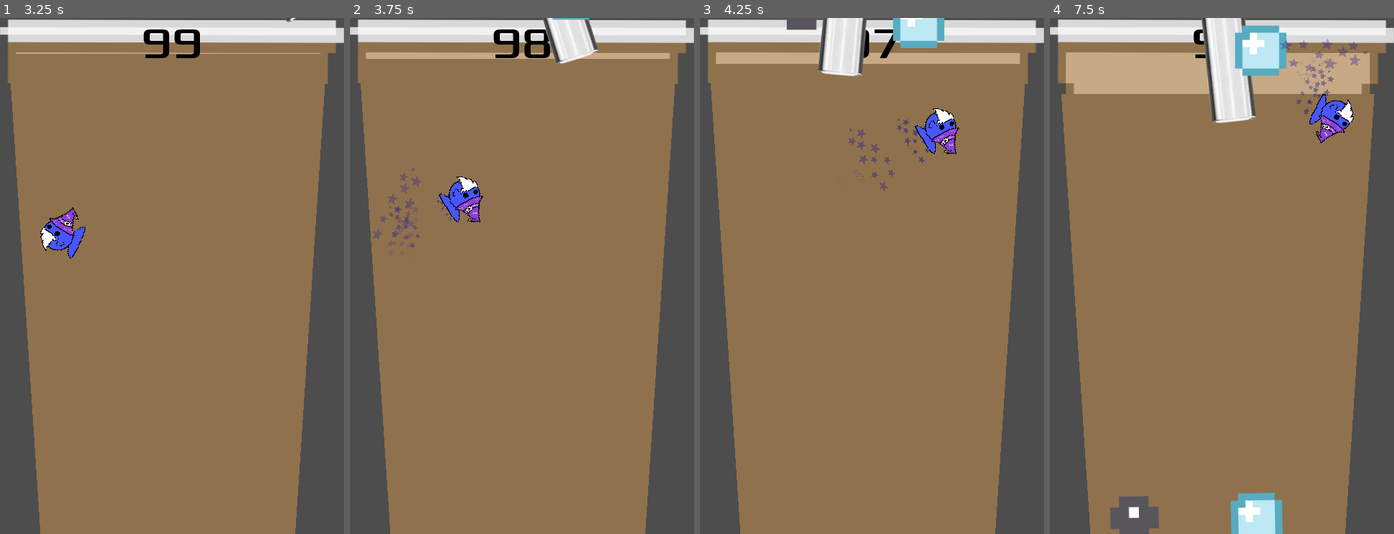
Above: before the commit, frames 1-4 (left to right).
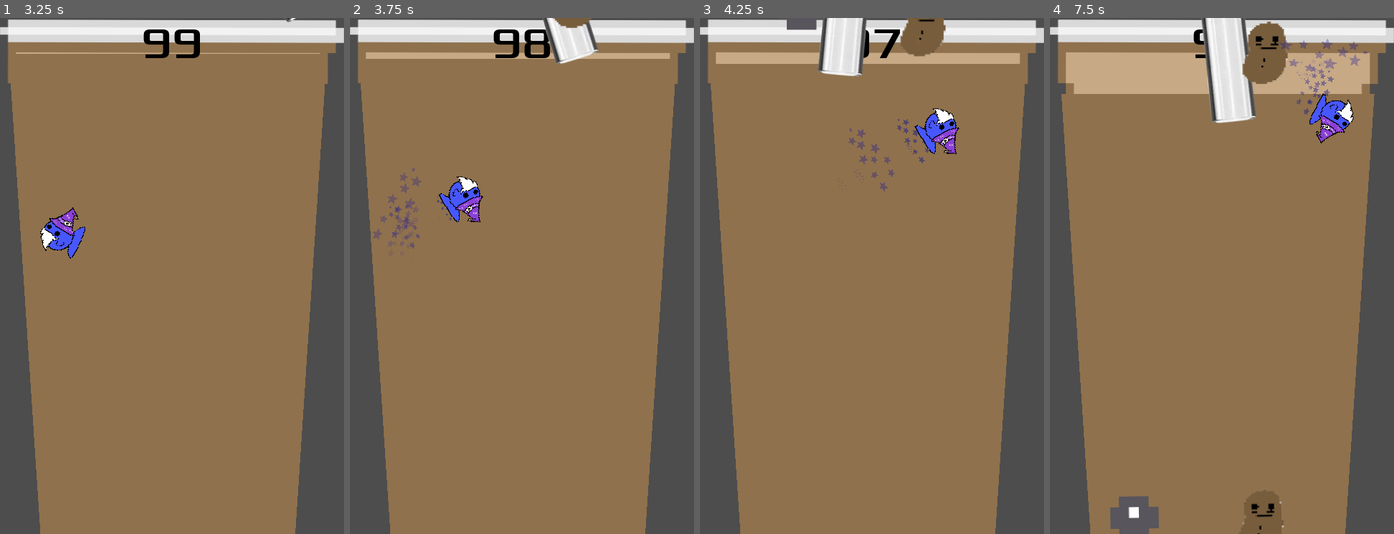
Above: after the commit, the same moments.

Repository: PaulThomasRowe/boba-tea-wizardry
Game: Godot game, scene res://main.tscn
Two runs of this game, one before a commit and one after it. Both use one fixed random seed, a clock stepped at 60 frames per second and the inputs below. This scene is started directly instead of the project's main scene. Sound files missing from this copy of the repository are replaced by a short silence.
Inputs (mouse positions are in pixels of both pictures, inside the frame that each line leads up to):
- Up to frame 1 (3.25 s): click "Start" at 0.5 s; tap Enter (start_game) at 1.25 s; move the mouse to (247, 250) at 1.27 s; hold D (move_right) 1.28-2.03 s; hold Enter (start_game) 1.28-2.03 s; click (247, 250) at 1.42 s; move the mouse to (103, 301) at 2.02 s; hold S (move_down) 2.03-2.78 s; tap F (test_immunity) at 2.1 s; move the mouse to (206, 162) at 2.77 s; hold D (move_right) from 2.78 s (still down); tap G (test_speed) at 2.85 s
- Up to frame 2 (3.75 s): move the mouse to (504, 379) at 3.52 s; release D (move_right) at 3.53 s; hold W (move_up) from 3.53 s (still down); tap Enter (start_game) at 3.6 s; click (504, 379) at 3.67 s
- Up to frame 3 (4.25 s): keep holding W (move_up)
- Up to frame 4 (7.5 s): move the mouse to (1325, 353) at 4.27 s; release W (move_up) at 4.28 s; hold A (move_left) 4.28-5.78 s; tap F (test_immunity) at 4.35, 6.6 s; move the mouse to (1118, 198) at 5.02 s; tap G (test_speed) at 5.1, 7.35 s; move the mouse to (1239, 276) at 5.77 s; hold S (move_down) 5.78-6.53 s; hold Enter (start_game) 5.78-6.53 s; click (1239, 276) at 5.92 s; move the mouse to (1170, 147) at 6.52 s; hold D (move_right) 6.53-7.28 s; move the mouse to (1297, 250) at 7.27 s; hold W (move_up) from 7.28 s (still down)

Frame 1 is identical in both runs. In frame 2, 0.2% of the frame differs, in the area x 58-71%, y 0-2%; in frame 3, 0.9%; in frame 4, 2.7%, in the area x 52-70%, y 0-100%.

Commit message:
Add aloe_vera + coffee_bean

Diff:
--- a/falling_boba.gd
+++ b/falling_boba.gd
@@ -11,10 +11,12 @@
 
 	var player_texture = get_node("Sprite2D")
 
-	var ice = preload("res://art/ice.png")
+	var aloe_vera = preload("res://art/aloe_vera.png")
+	var coffee_bean = preload("res://art/coffee_bean.png")
 	var boba = preload("res://art/regular-boba.png")
-	var images = [ice, boba]
+	var images = [boba, boba, boba, boba, aloe_vera, boba, coffee_bean, boba]
 	var name = images[randi() % images.size()]
+	#name = image[0]
 	$Sprite2D.texture = name
 
 	#$Sprite2D.texture =
Binary file added: art/aloe_vera.png
Not shown, added: art/aloe_vera.png.import
Binary file added: art/coffee_bean.png
Not shown, added: art/coffee_bean.png.import
